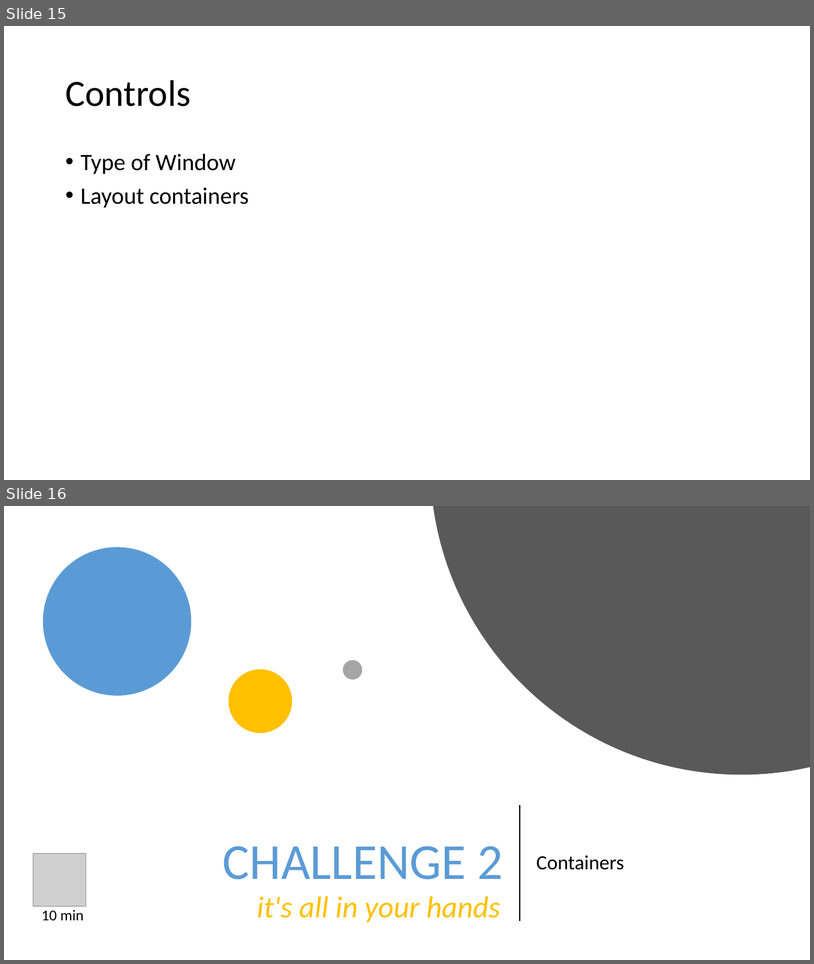
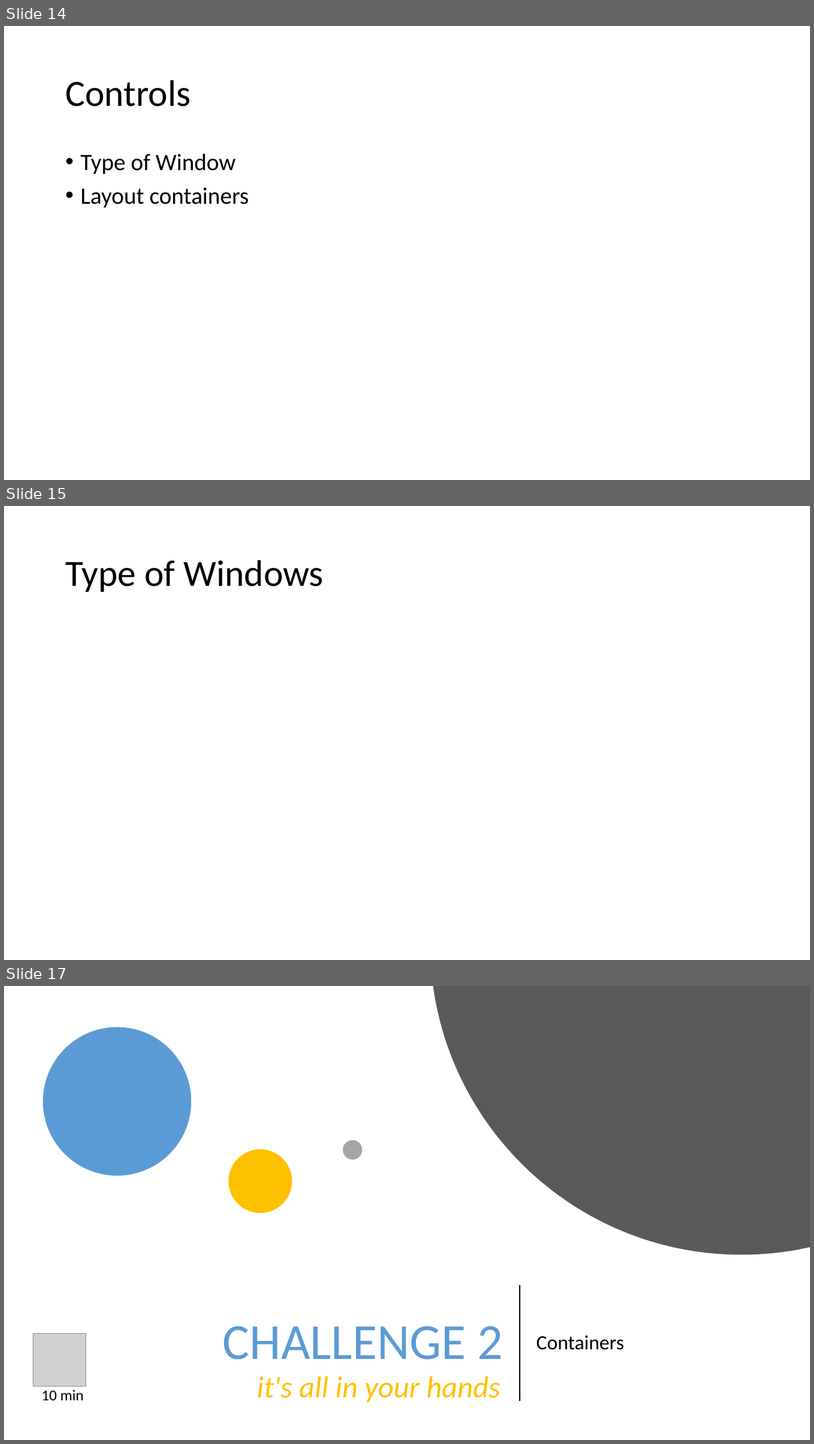
Before and after one commit to danieleromanazzi/wpf-tutorial, a slide deck: wpf-tutorial.pptx. Shown one above the other, each under a label of ours: slides 15 and 16 before the commit, slides 14, 15 and 17 after it; the slides between them are not shown. The pictures are 814x964 and 814x1444 pixels, drawn with LibreOffice and Linux fonts; fonts in the diff are those of the drawing; grey boxes stand for pictures. Boxes give left, top, right and bottom in pixels: in the first picture for what was removed or moved away, otherwise in the second. Text is boxed around its words. In the diff, an @@ line names an element or a change of style, - is before the commit and + after.

```diff
--- a/wpf-tutorial.pptx
+++ b/wpf-tutorial.pptx
@@ slide 15 added at (4, 506, 810, 960), background #FFFFFF @@
@@ title added at (65, 560, 324, 592), 44 pt, text #000000 @@
+Type of Windows
@@ what was slide 15 is now slide 14 @@
@@ what was slide 16 is now slide 17 @@
```
Also in this commit, not shown: 1 slide changed, 1 other slide added, 2 other files.
